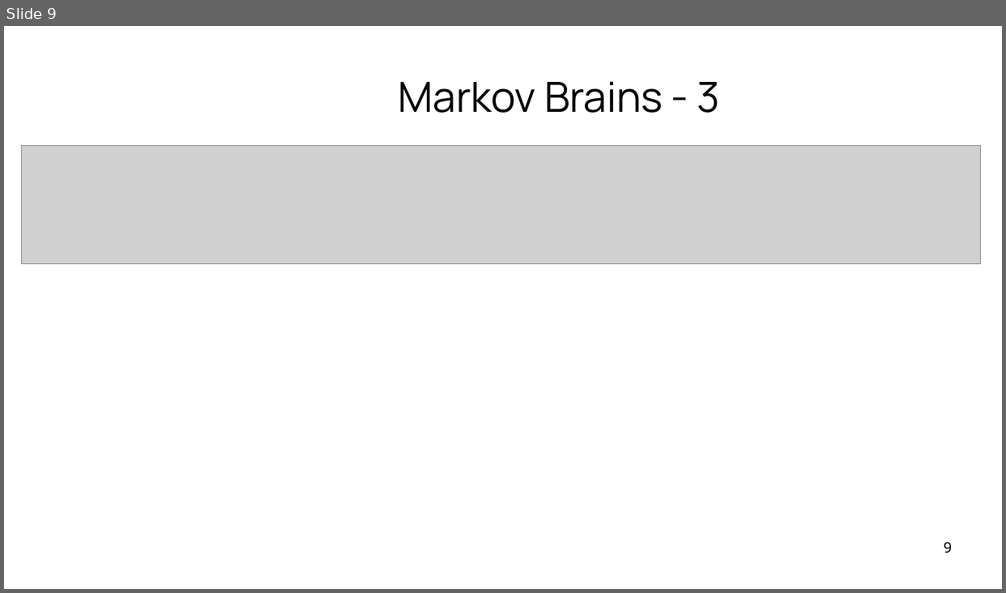
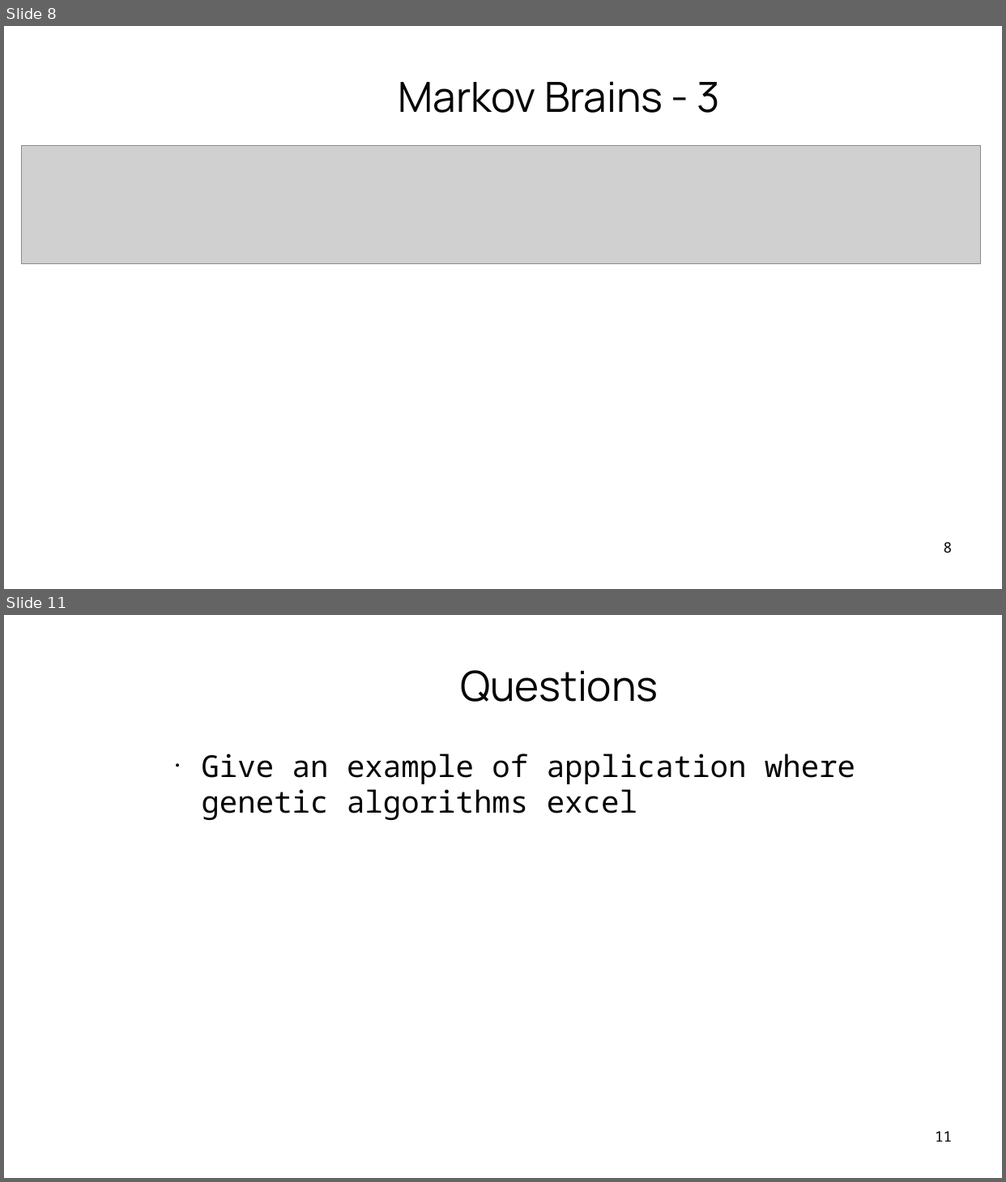
Before and after one commit to trougnouf/lingi2369, a slide deck: presentation.odp. Shown one above the other, each under a label of ours: slide 9 before the commit, slides 8 and 11 after it; the slides between them are not shown. The pictures are 1006x593 and 1006x1182 pixels, drawn with LibreOffice and Linux fonts; fonts in the diff are those of the drawing; grey boxes stand for pictures; background and template pictures are left out. Boxes give left, top, right and bottom in pixels: in the first picture for what was removed or moved away, otherwise in the second. Text is boxed around its words. In the diff, an @@ line names an element or a change of style, - is before the commit and + after.

```diff
--- a/presentation.odp
+++ b/presentation.odp
@@ slide 11 added at <box>4,615,1002,1178</box>, background picture (left out) @@
@@ title added at <box>460,670,658,702</box>, 40.6 pt, text #050505 @@
+Questions
@@ text added at <box>202,754,855,820</box>, 29.6 pt, text #050505 @@
+● Give an example of application where genetic algorithms excel
@@ page number added at <box>935,1131,952,1141</box>, 14 pt, text #000000 @@
+11
@@ what was slide 9 is now slide 8 @@
@@ page number at <box>944,542,953,552</box>: text changed @@
-9
+8
```
Also in this commit, not shown: 4 slides changed, 4 other slides added, 4 slides removed, 3 other files.
